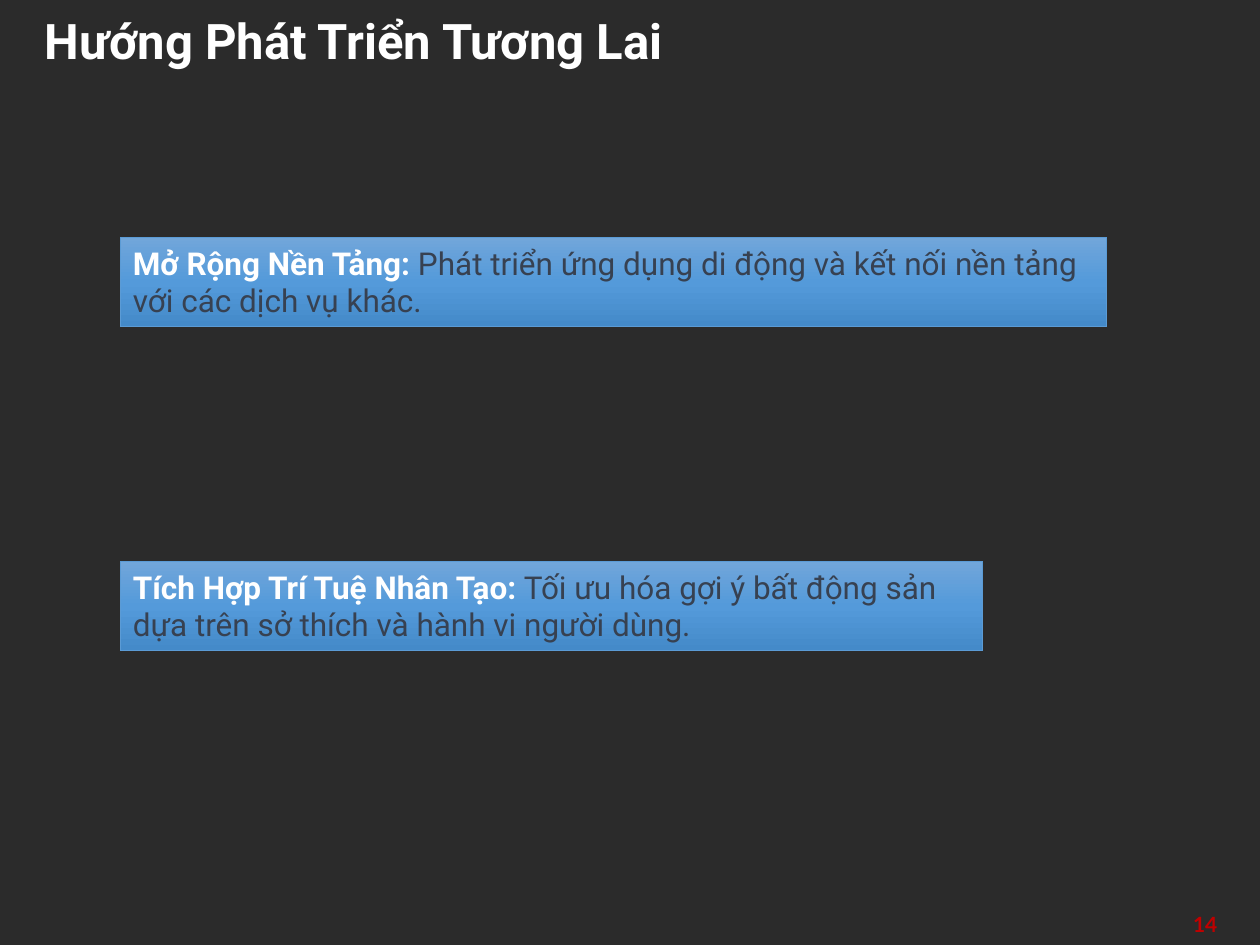
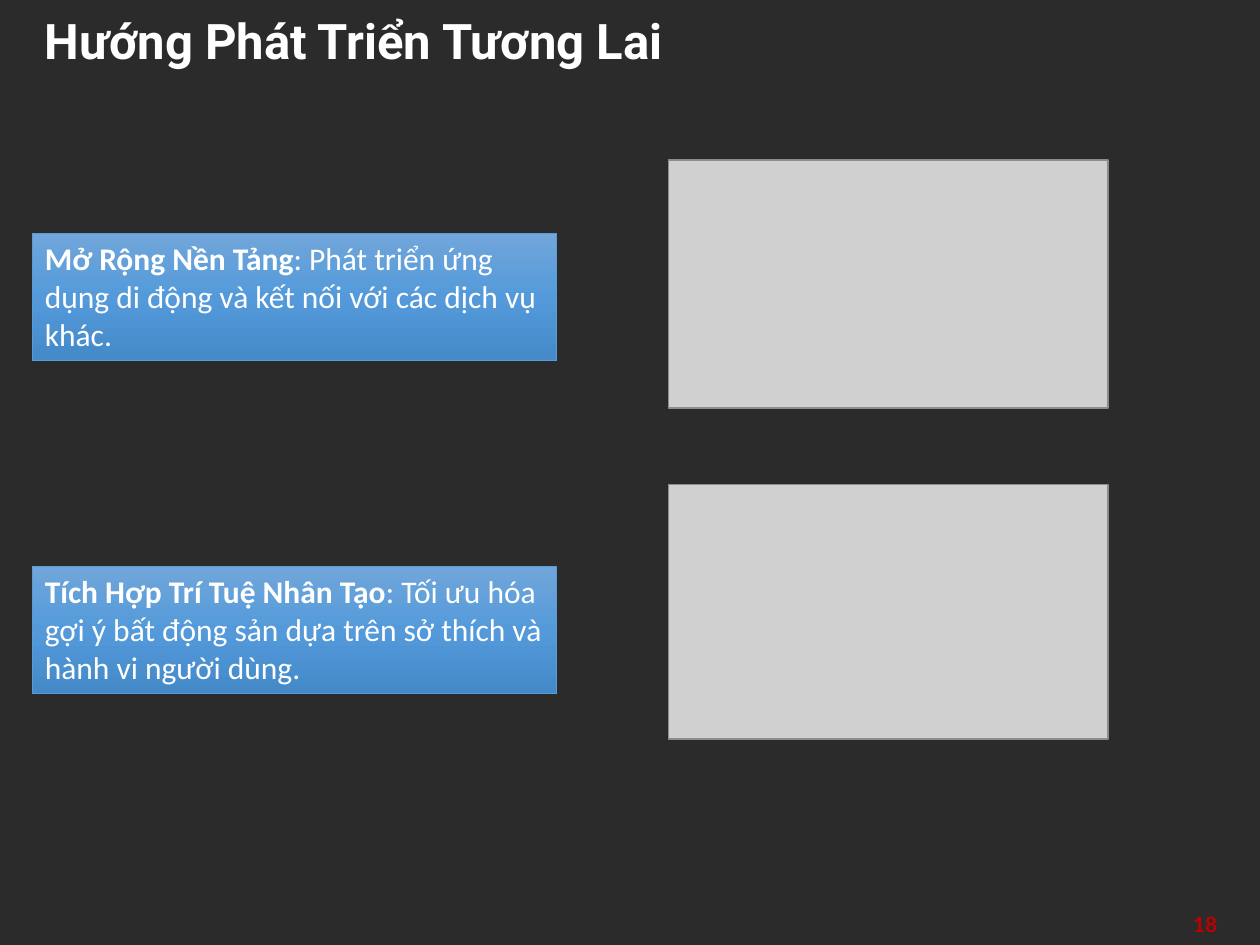
Before and after one commit to doanphung0402/timnhanhanh, a slide deck: slide 18 of report/soict_datn.pptx (slide 14 before the commit). Drawn at 1260x945 pixels with LibreOffice and Linux fonts; fonts in the diff are those of the drawing; grey boxes stand for pictures; background and template pictures are left out; a plain dark background stands for a picture behind light text. Boxes give left, top, right and bottom in pixels: in the first picture for what was removed or moved away, otherwise in the second. Text is boxed around its words. In the diff, an @@ line names an element or a change of style, - is before the commit and + after.

```diff
--- a/report/soict_datn.pptx
+++ b/report/soict_datn.pptx
@@ picture added at (x1=668, y1=160, x2=1108, y2=408) @@
@@ rectangle "Mở Rộng Nền Tảng: Phát ..." resized from (x1=121, y1=237, x2=1108, y2=326) to (x1=33, y1=233, x2=557, y2=360) @@
@@ text in rectangle at (x1=45, y1=245, x2=536, y2=346): text changed; font Roboto to Calibri; text colour #374151 to #FFFFFF @@
-Mở Rộng Nền Tảng: Phát triển ứng dụng di động và kết nối nền tảng với các dịch vụ khác.
+Mở Rộng Nền Tảng: Phát triển ứng dụng di động và kết nối với các dịch vụ khác.
@@ picture added at (x1=668, y1=485, x2=1108, y2=740) @@
@@ rectangle "Tích Hợp Trí Tuệ Nhân ..." resized from (x1=121, y1=562, x2=983, y2=651) to (x1=33, y1=566, x2=557, y2=693) @@
@@ rectangle "Tích Hợp Trí Tuệ Nhân ..." at (x1=33, y1=566, x2=557, y2=693): font Roboto to Calibri; text colour #374151 to #FFFFFF in "Tối ưu hóa gợi ý bất động ..."; bold off in "Tạo:" @@
@@ page number at (x1=1193, y1=916, x2=1217, y2=932): text changed @@
-14
+18
```
Also in this commit, not shown: 8 other slides changed, 7 slides added, 4 slides removed, 22 other files.
